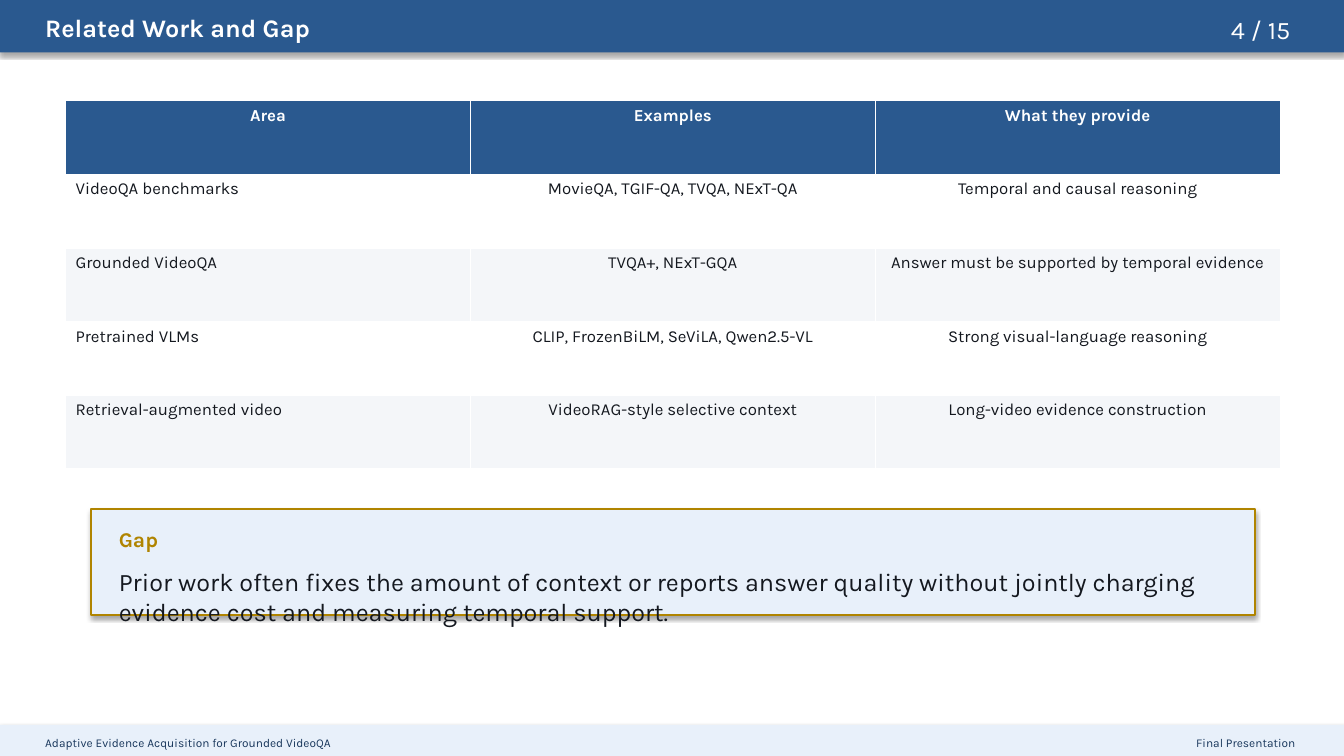
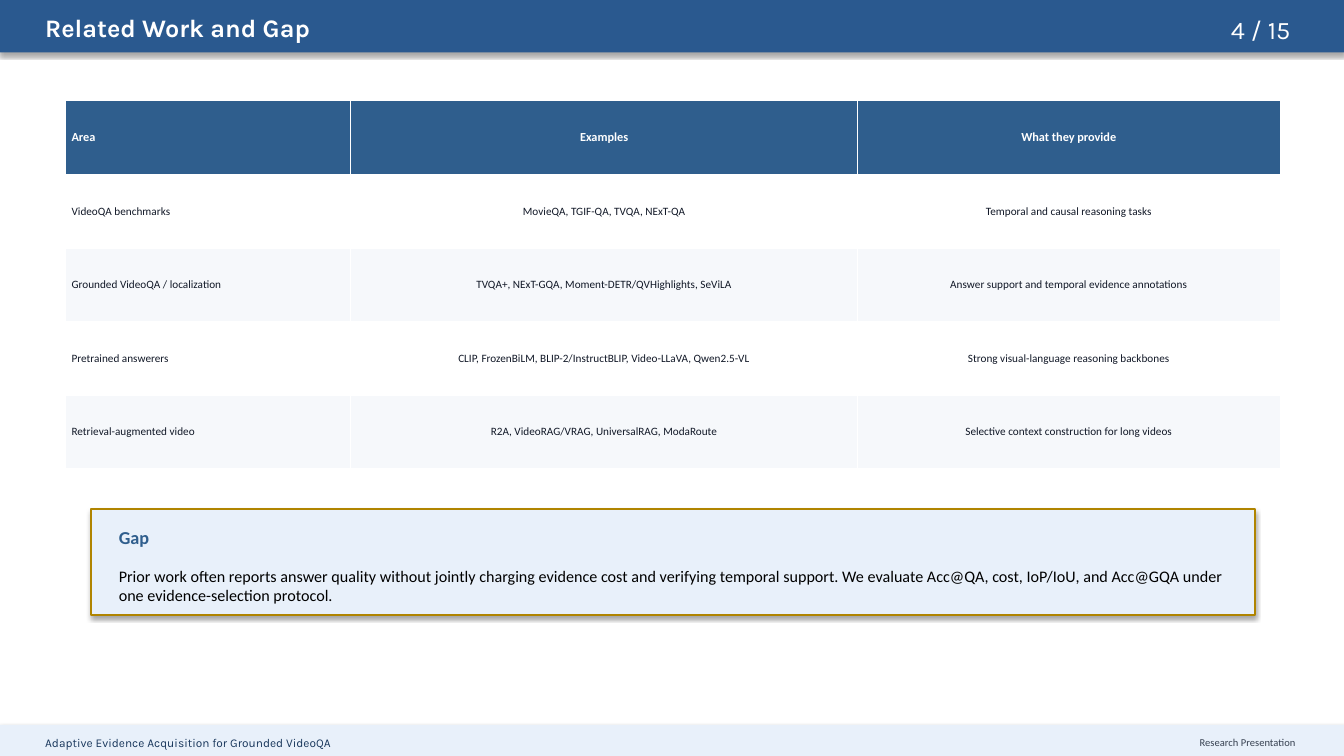
Before and after one commit to riteshthawkar/adaptive-evidence-grounded-videoqa, a slide deck: slide 4 of docs/presentation/adaptive_evidence_acquisition_grounded_videoqa_presentation.pptx. Drawn at 1344x756 pixels with LibreOffice and Linux fonts; fonts in the diff are those of the drawing. Boxes give left, top, right and bottom in pixels: in the first picture for what was removed or moved away, otherwise in the second. Text is boxed around its words. In the diff, an @@ line names an element or a change of style, - is before the commit and + after.

Commit message:
Align presentation with final report

```diff
--- a/docs/presentation/adaptive_evidence_acquisition_grounded_videoqa_presentation.pptx
+++ b/docs/presentation/adaptive_evidence_acquisition_grounded_videoqa_presentation.pptx
@@ table at [66,101,1280,469] @@
-row 2, column 3: Temporal and causal reasoning
+row 2, column 3: Temporal and causal reasoning tasks
-row 3: Grounded VideoQA | TVQA+, NExT-GQA | Answer must be supported by temporal evidence
+row 3: Grounded VideoQA / localization | TVQA+, NExT-GQA, Moment-DETR/QVHighlights, SeViLA | Answer support and temporal evidence annotations
-row 4: Pretrained VLMs | CLIP, FrozenBiLM, SeViLA, Qwen2.5-VL | Strong visual-language reasoning
+row 4: Pretrained answerers | CLIP, FrozenBiLM, BLIP-2/InstructBLIP, Video-LLaVA, Qwen2.5-VL | Strong visual-language reasoning backbones
-row 5, column 2: VideoRAG-style selective context
+row 5, column 2: R2A, VideoRAG/VRAG, UniversalRAG, ModaRoute
-row 5, column 3: Long-video evidence construction
+row 5, column 3: Selective context construction for long videos
@@ fill #2A598F to #2F5E8D in row 1 @@
@@ fill #F4F6F9 to #F6F8FB in 6 cells @@
@@ size 12 to 8.8 pt in "Area", "Examples", "What they provide" @@
@@ font Karla to Calibri in "Area", "Examples", "What they provide", "VideoQA benchmarks" and 2 more places @@
@@ size 12 to 8 pt, text colour #14181F to #111827 in "VideoQA benchmarks", "MovieQA, TGIF-QA, TVQA, NExT-QA", "Retrieval-augmented video" @@
@@ alignment centre to left @@
@@ text "Gap" at [119,532,149,547]: size 15 to 13 pt, font Karla to Calibri, text colour #B08400 to #2F5E8D @@
@@ text at [119,570,1222,604]: text changed; size 18 to 11.5 pt; font Karla to Calibri; text colour #14181F to #000000 @@
-Prior work often fixes the amount of context or reports answer quality without jointly charging evidence cost and measuring temporal support.
+Prior work often reports answer quality without jointly charging evidence cost and verifying temporal support. We evaluate Acc@QA, cost, IoP/IoU, and Acc@GQA under one evidence-selection protocol.
@@ text at [1200,739,1296,746]: text changed; size 8.5 to 7.5 pt; font Karla to Calibri; text colour #19375C to #374151 @@
-Final Presentation
+Research Presentation
```
Also in this commit, not shown: 13 other slides changed.
